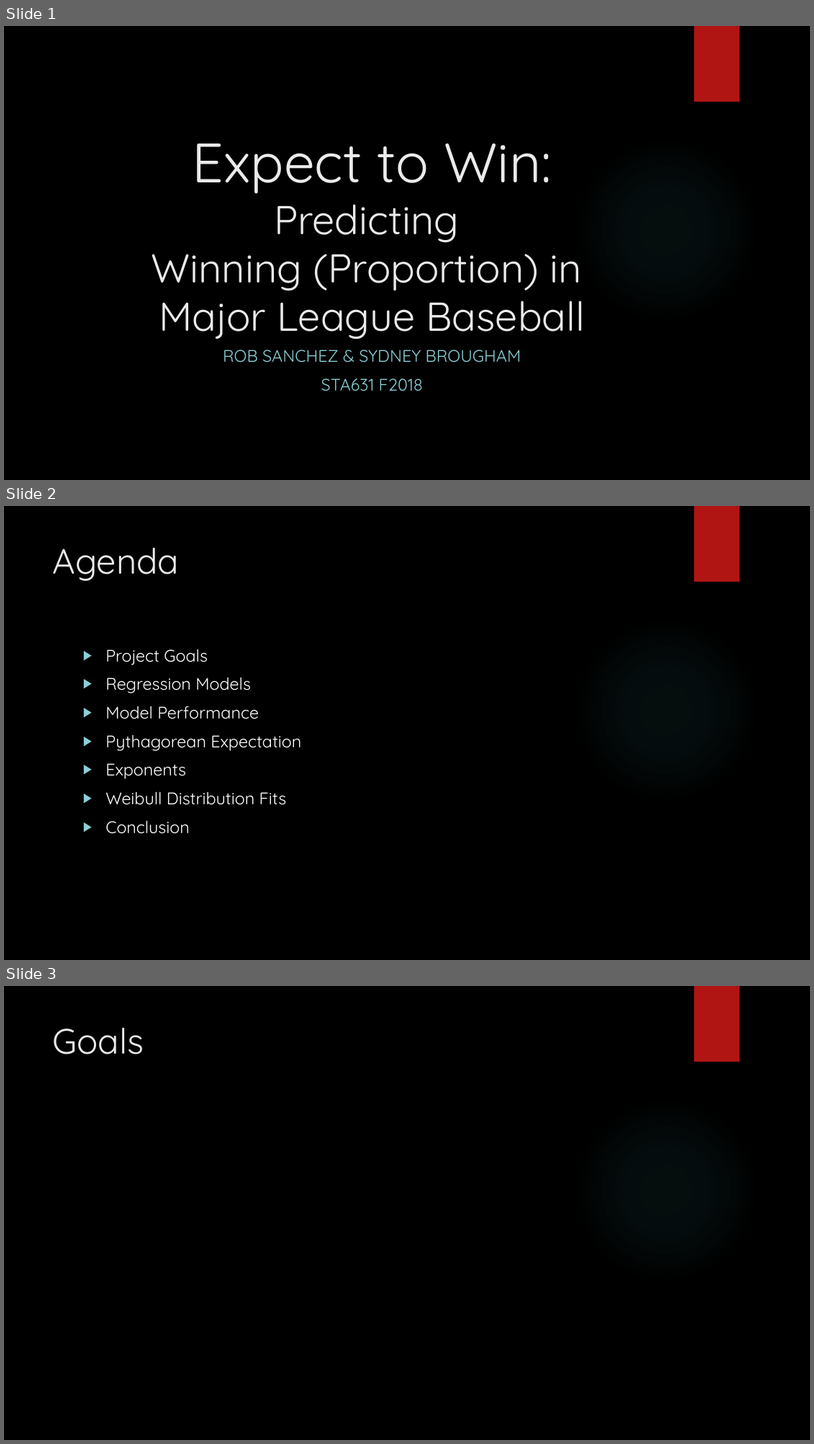
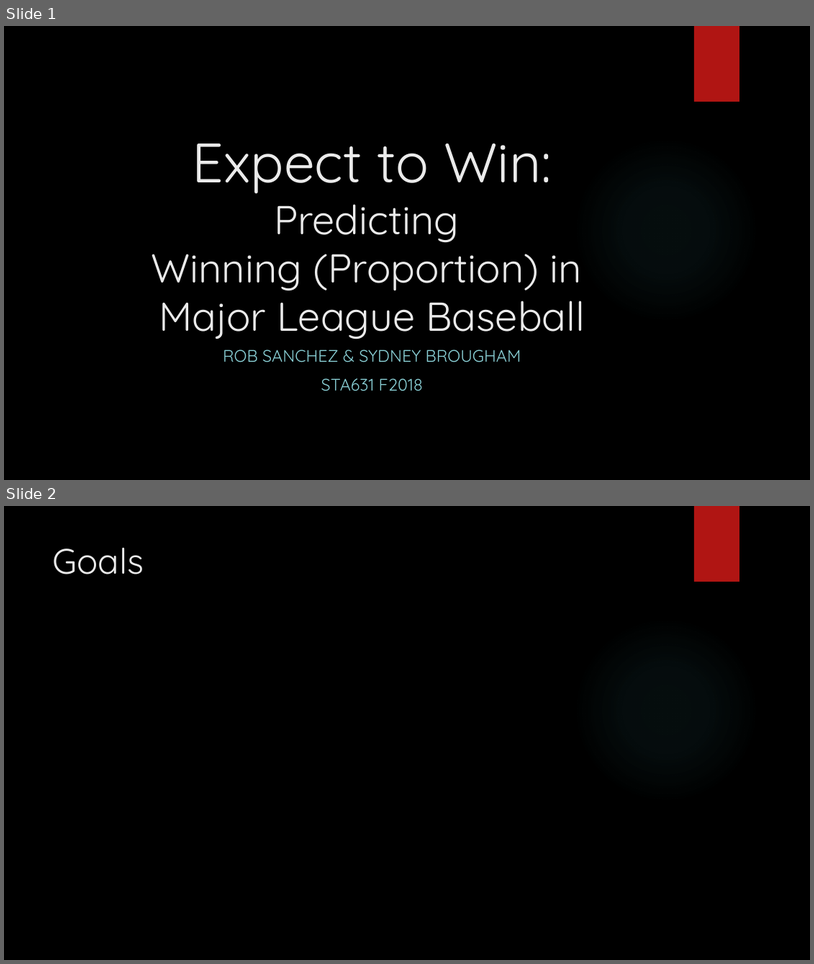
Before and after one commit to mindonly/sta631-project, a slide deck: ProjectPres.pptx. Shown one above the other, each under a label of ours: slides 1, 2 and 3 before the commit, slides 1 and 2 after it. The pictures are 814x1444 and 814x964 pixels, drawn with LibreOffice and Linux fonts; fonts in the diff are those of the drawing; grey boxes stand for pictures; background and template pictures are left out. Boxes give left, top, right and bottom in pixels: in the first picture for what was removed or moved away, otherwise in the second. Text is boxed around its words. In the diff, an @@ line names an element or a change of style, - is before the commit and + after.

Commit message:
Project Presentation powerpoint

```diff
--- a/ProjectPres.pptx
+++ b/ProjectPres.pptx
@@ slide 2 removed at <box>4,506,810,960</box>, background picture (left out); not listed: 2 template elements that a slide beside it also shows @@
@@ title removed at <box>53,547,180,581</box> @@
-Agenda
@@ text removed at <box>106,649,301,834</box> @@
-▶ Project Goals
-▶ Regression Models
-▶ Model Performance
-▶ Pythagorean Expectation
-▶ Exponents
-▶ Weibull Distribution Fits
-▶ Conclusion
@@ what was slide 3 is now slide 2 @@
```
Also in this commit, not shown: 5 slides changed, 4 slides added, 3 other slides removed.
